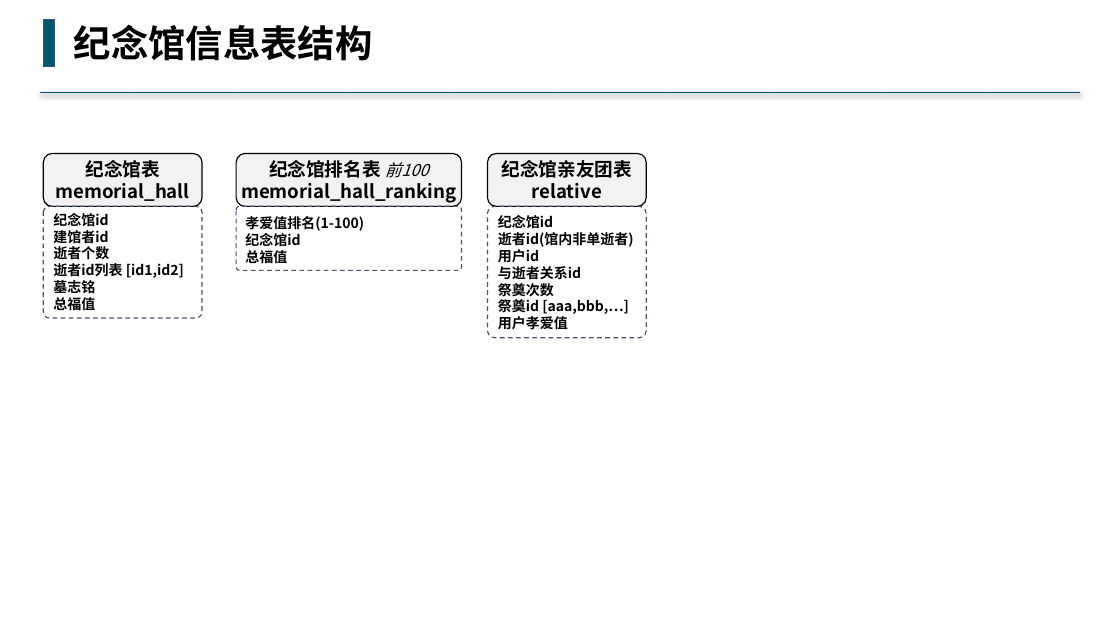
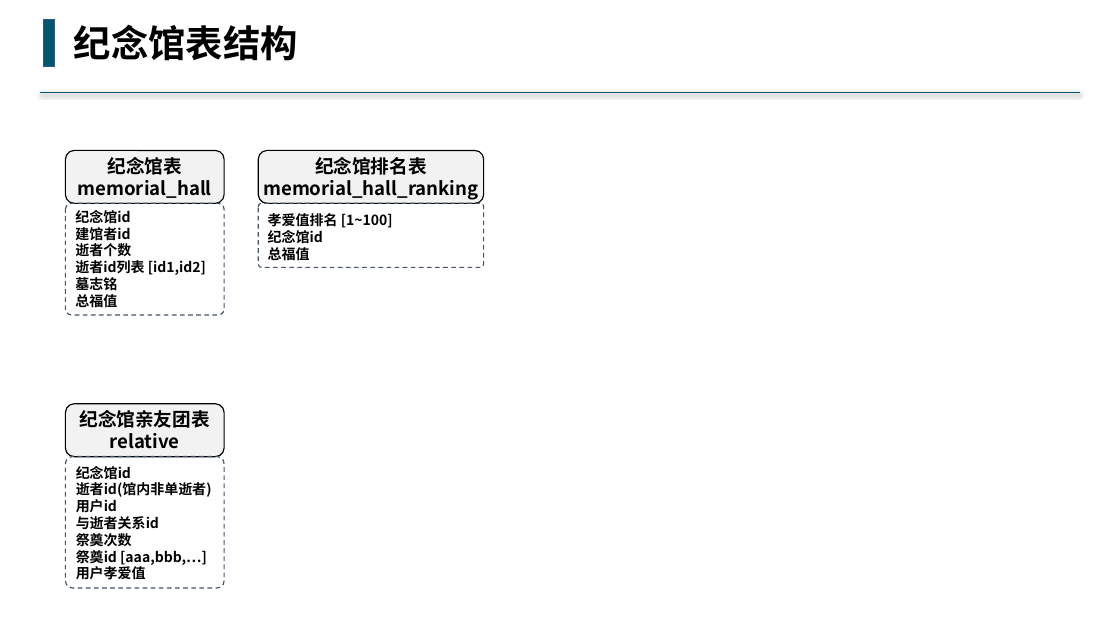
Before and after one commit to buddhachain/buddhaContract, a slide deck: slide 4 of doc/祭奠堂.pptx (slide 6 before the commit). Drawn at 1120x630 pixels with LibreOffice and Linux fonts; fonts in the diff are those of the drawing. Boxes give left, top, right and bottom in pixels: in the first picture for what was removed or moved away, otherwise in the second. Text is boxed around its words. In the diff, an @@ line names an element or a change of style, - is before the commit and + after.

```diff
--- a/doc/祭奠堂.pptx
+++ b/doc/祭奠堂.pptx
@@ text at [74, 24, 298, 61]: text changed @@
-纪念馆信息表结构
+纪念馆表结构
@@ 4 rounded rectangles: place and size @@
-4 rounded rectangles at [44, 154, 461, 318]
+4 rounded rectangles at [66, 150, 483, 315]
@@ text in rounded rectangle at [315, 157, 427, 175]: text changed @@
-纪念馆排名表 前100
+纪念馆排名表
@@ text in rounded rectangle at [268, 213, 393, 228]: text changed @@
-孝爱值排名(1-100)
+孝爱值排名 [1~100]
@@ rounded rectangle "纪念馆亲友团表": place and size @@
-rounded rectangle "纪念馆亲友团表" at [487, 154, 646, 207]
+rounded rectangle "纪念馆亲友团表" at [66, 404, 224, 457]
@@ rounded rectangle "纪念馆id": place and size @@
-rounded rectangle "纪念馆id" at [487, 207, 646, 339]
+rounded rectangle "纪念馆id" at [66, 457, 224, 589]
```
Also in this commit, not shown: 9 other slides changed, 1 slide added, 6 slides removed, 3 other files.
